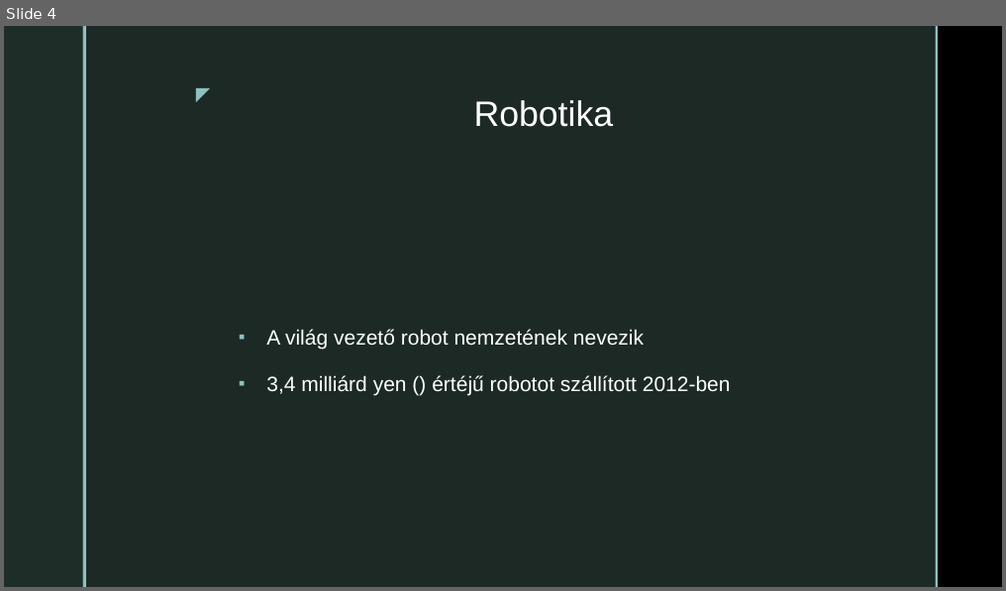
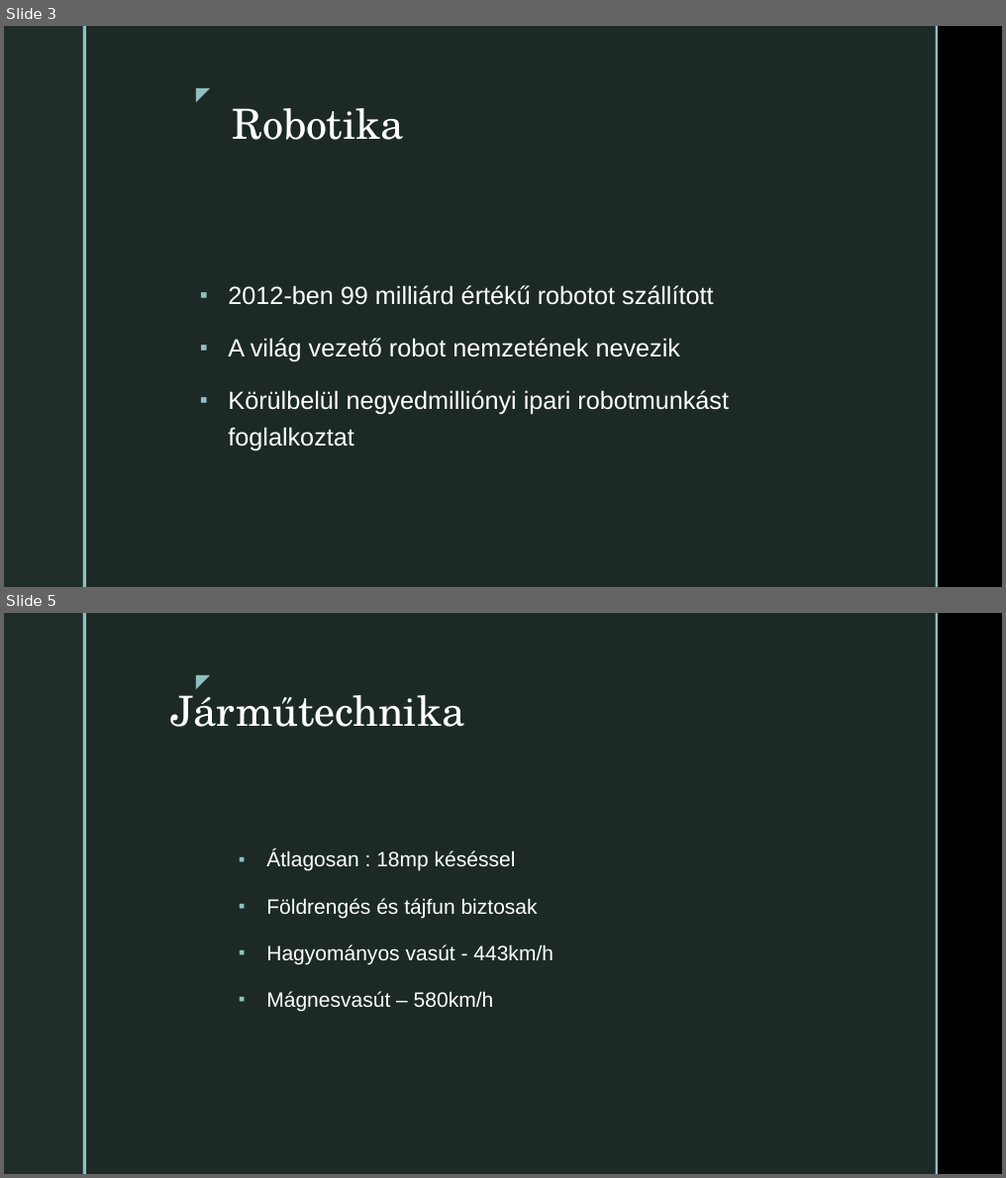
Before and after one commit to tsolya/ikt-ppt, a slide deck: Japán technológia.pptx. Shown one above the other, each under a label of ours: slide 4 before the commit, slides 3 and 5 after it; the slides between them are not shown. The pictures are 1006x591 and 1006x1178 pixels, drawn with LibreOffice and Linux fonts; fonts in the diff are those of the drawing; background and template pictures are left out. Boxes give left, top, right and bottom in pixels: in the first picture for what was removed or moved away, otherwise in the second. Text is boxed around its words. In the diff, an @@ line names an element or a change of style, - is before the commit and + after.

```diff
--- a/Japán technológia.pptx
+++ b/Japán technológia.pptx
@@ slide 5 added at box(4, 613, 1002, 1174), background picture (left out); not listed: 5 template elements that a slide beside it also shows @@
@@ title added at box(170, 684, 464, 727), 40 pt, text #FFFFFF @@
+Járműtechnika
@@ text added at box(266, 851, 553, 1011), 20 pt, text #FFFFFF @@
+▪ Átlagosan : 18mp késéssel
+▪ Földrengés és tájfun biztosak
+▪ Hagyományos vasút - 443km/h
+▪ Mágnesvasút – 580km/h
@@ what was slide 4 is now slide 3 @@
@@ slide 3 changed as well @@
@@ title "Robotika": place and size @@
-title "Robotika" at box(474, 100, 614, 127)
+title "Robotika" at box(232, 108, 403, 140)
@@ title "Robotika" at box(232, 108, 403, 140): size 34 to 40 pt, font Arial to TeX Gyre Schola @@
@@ text "2012-ben 99 milliárd értékű robotot ...": place and size @@
-text "2012-ben 99 milliárd értékű robotot ..." at box(266, 329, 731, 395)
+text "2012-ben 99 milliárd értékű robotot ..." at box(228, 285, 729, 451)
@@ text at box(228, 285, 713, 305): paragraph added @@
+▪ 2012-ben 99 milliárd értékű robotot szállított
@@ text at box(228, 338, 680, 363): size 20 to 24 pt in "A világ vezető robot nemzetének nevezik" @@
@@ text at box(228, 390, 729, 451): text changed; size 20 to 24 pt @@
-▪ 3,4 milliárd yen () értéjű robotot szállított 2012-ben
+▪ Körülbelül negyedmilliónyi ipari robotmunkást foglalkoztat
```
Also in this commit, not shown: 2 other slides changed, 3 other slides added, 2 slides removed.
